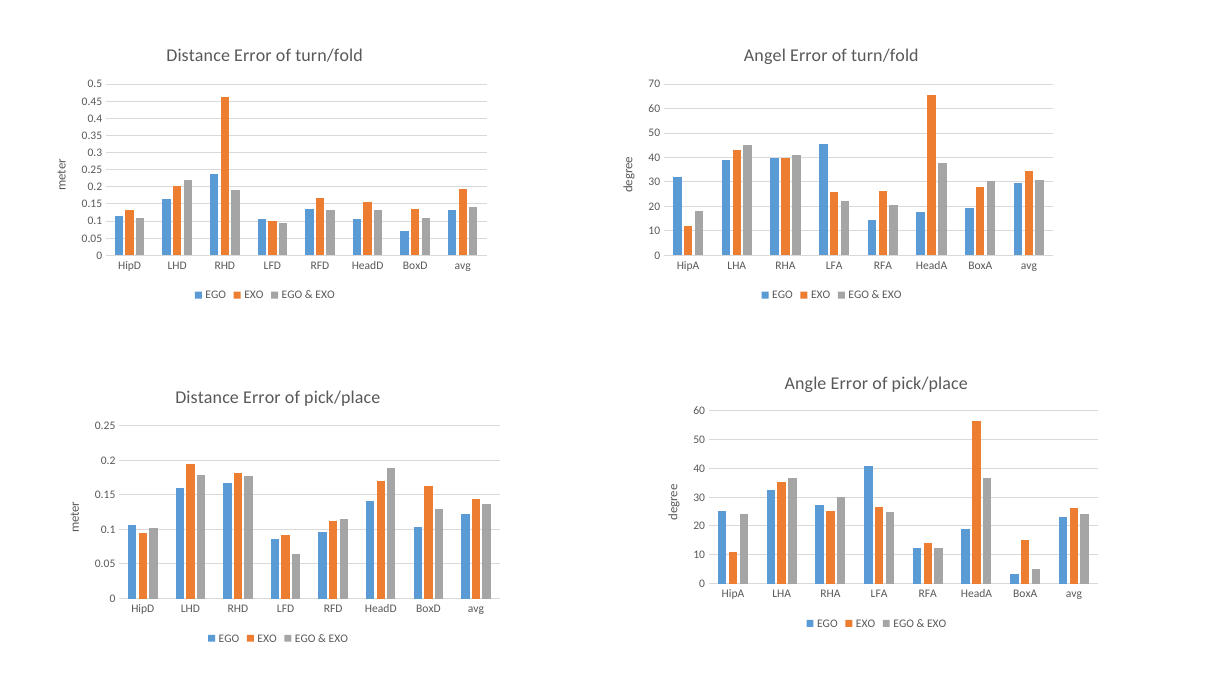
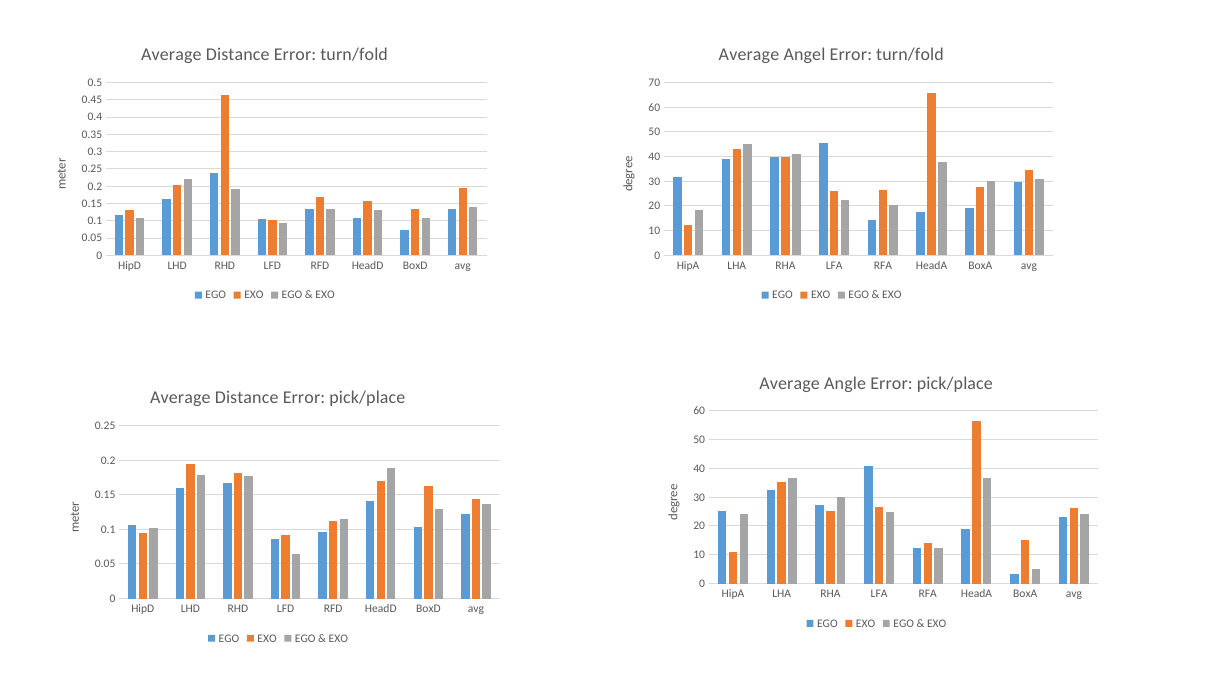
Before and after one commit to stefanfeyer/masters__thesis, a slide deck: slide 24 of figures/thesis_renderer.pptx. Drawn at 1232x693 pixels with LibreOffice and Linux fonts; fonts in the diff are those of the drawing. Boxes give left, top, right and bottom in pixels: in the first picture for what was removed or moved away, otherwise in the second. Text is boxed around its words. In the diff, an @@ line names an element or a change of style, - is before the commit and + after.

```diff
--- a/figures/thesis_renderer.pptx
+++ b/figures/thesis_renderer.pptx
@@ column chart at (x1=34, y1=29, x2=496, y2=306) @@
@@ title "Distance Error of turn/fold " to "Average Distance Error: turn/fold " @@
@@ column chart at (x1=601, y1=29, x2=1063, y2=306) @@
@@ title "Angel Error of turn/fold " to "Average Angel Error: turn/fold " @@
@@ column chart at (x1=646, y1=357, x2=1108, y2=634) @@
@@ title "Angle Error of pick/place " to "Average Angle Error: pick/place " @@
@@ column chart at (x1=47, y1=372, x2=509, y2=649) @@
@@ title "Distance Error of pick/place " to "Average Distance Error: pick/place " @@
```
Also in this commit, not shown: 9 other slides changed, 5 slides added, 44 other files.
